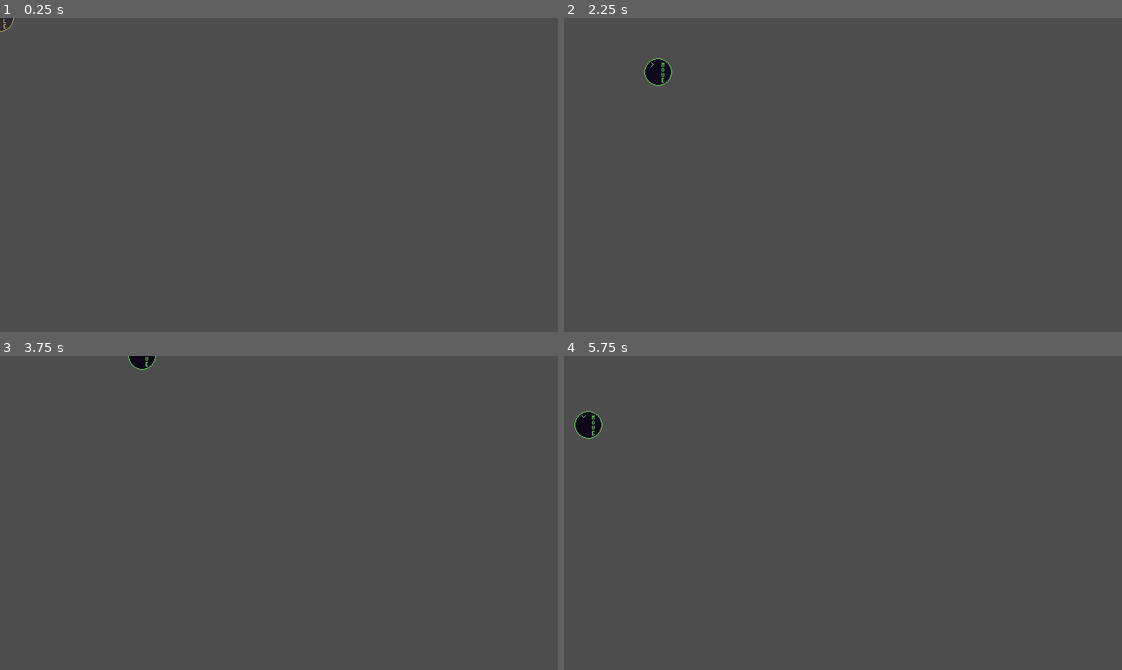
Above: before the commit, frames 1-4 (two rows, left to right).
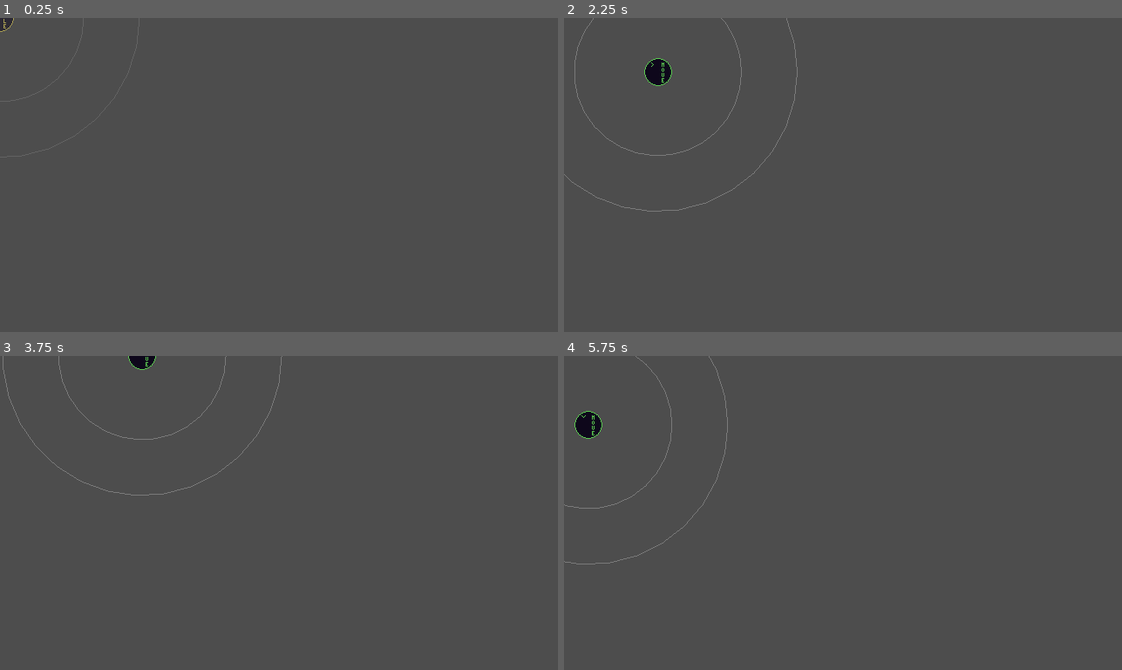
Above: after the commit, the same moments.

Repository: zibetnu/haunting-hijinx
Game: Godot game, scene res://src/player/ghost.tscn
Same seed, same stepped clock (60 frames per second), same inputs: the game is played once before the commit and once after it. This scene is started directly instead of the project's main scene.
Inputs (mouse positions are in pixels of both pictures, inside the frame that each line leads up to):
- Up to frame 1 (0.25 s): no input
- Up to frame 2 (2.25 s): tap Enter at 0.5 s; move the mouse to (965, 159) at 0.52 s; press the mouse at (965, 159) at 0.53 s; hold D (move_right) 0.53-1.28 s; move the mouse to (731, 190) at 1.27 s; release the mouse at (731, 190) at 1.28 s; hold S (move_down) 1.28-2.03 s; right-click (731, 190) at 1.35 s; move the mouse to (898, 105) at 2.02 s; press the mouse at (898, 105) at 2.03 s; hold D (move_right) from 2.03 s (still down)
- Up to frame 3 (3.75 s): move the mouse to (251, 575) at 2.77 s; release D (move_right) at 2.78 s; release the mouse at (251, 575) at 2.78 s; hold W (move_up) 2.78-3.53 s; right-click (251, 575) at 2.85 s; move the mouse to (446, 560) at 3.52 s; press the mouse at (446, 560) at 3.53 s; hold A (move_left) from 3.53 s (still down)
- Up to frame 4 (5.75 s): move the mouse to (675, 465) at 4.27 s; release the mouse at (675, 465) at 4.28 s; right-click (675, 465) at 4.35 s; move the mouse to (870, 513) at 5.02 s; release A (move_left) at 5.03 s; press the mouse at (870, 513) at 5.03 s; hold S (move_down) from 5.03 s (still down)

The runs differ from the first frame. In frame 2, 0.3% of the frame differs, in the area x 0-42%, y 0-62%; in frame 3, 0.3%; in frame 4, 0.3%.

Commit message:
Add visible outlines to auras

Diff:
--- a/src/player/ability/aura/aura.gd
+++ b/src/player/ability/aura/aura.gd
@@ -6,6 +6,14 @@
 	set(value):
 		radius = value
 		%CollisionShape2D.shape.radius = value
+
+
+func _ready() -> void:
+	visible = player.peer_id == multiplayer.get_unique_id()
+
+
+func _draw() -> void:
+	draw_arc(position, radius, 0, 2 * PI, 32, Color8(255, 255, 255, 63))
 
 
 func _on_entered(node: Node) -> void:
--- a/src/player/ability/aura/aura.tscn
+++ b/src/player/ability/aura/aura.tscn
@@ -7,6 +7,7 @@
 radius = 32.0
 
 [node name="Aura" type="Node2D"]
+z_index = 1
 script = ExtResource("1_k6jv6")
 
 [node name="Area2D" type="Area2D" parent="." groups=["aura_areas"]]
